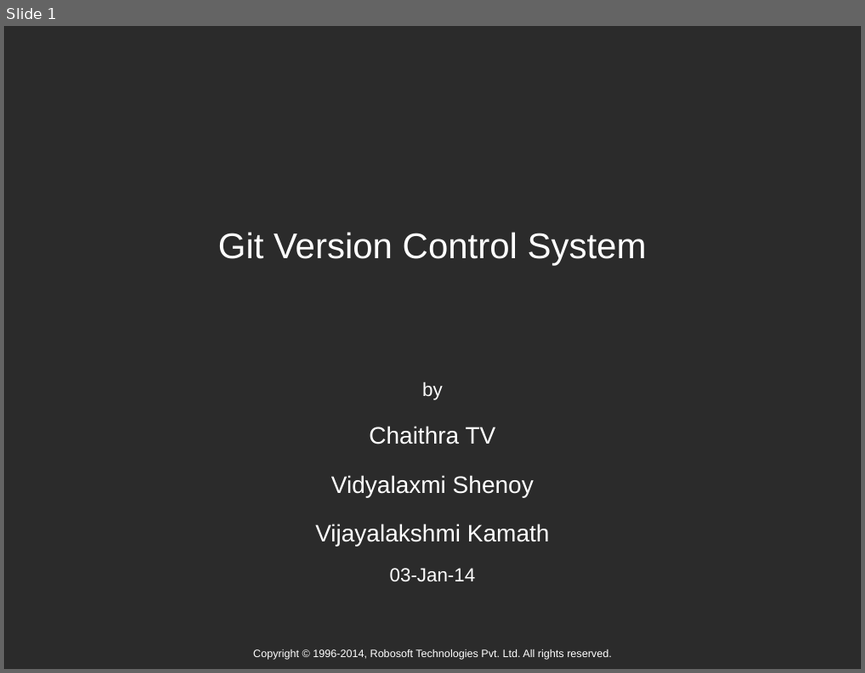
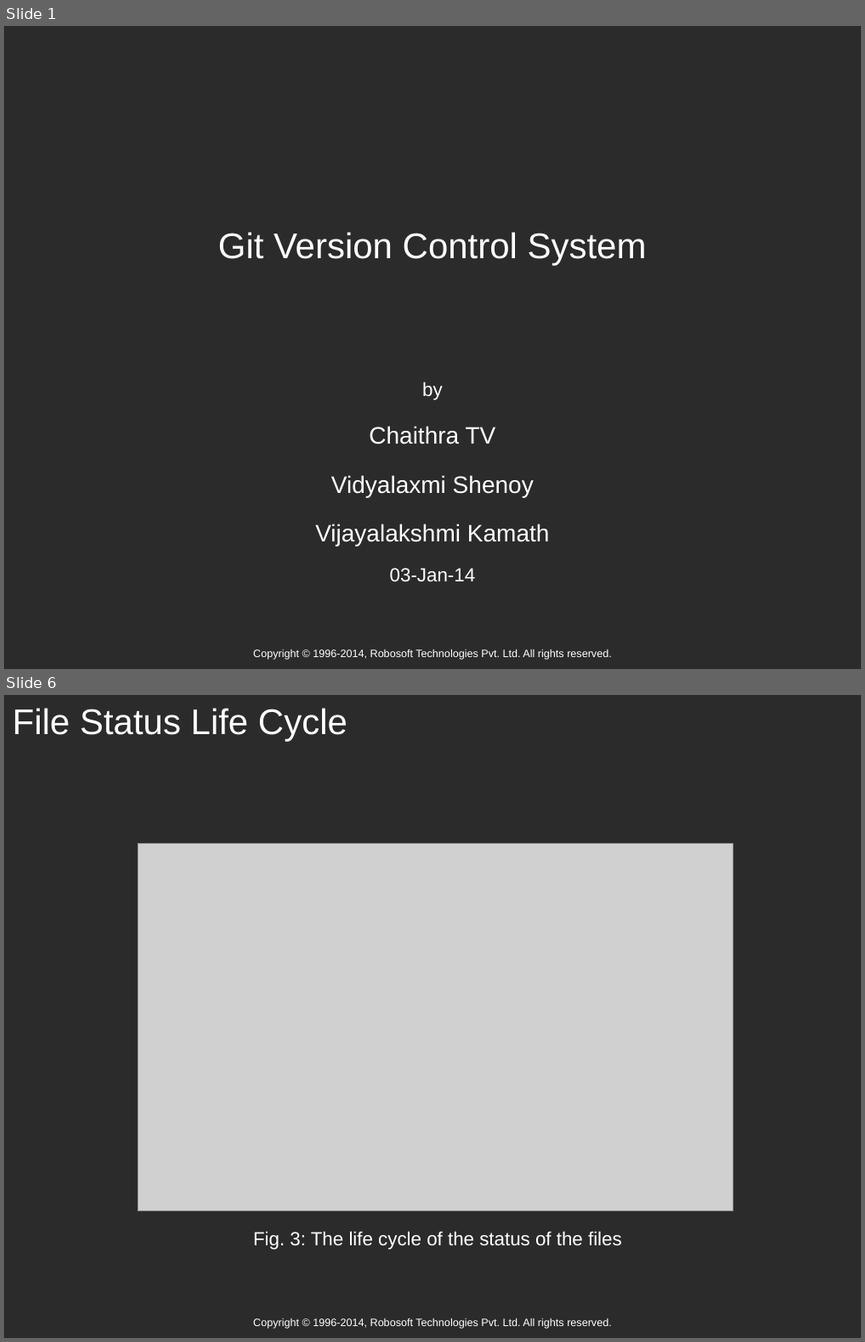
Before and after one commit to vidyalaxmi/GitPresentation, a slide deck: Subject (Limited).ppt. Shown one above the other, each under a label of ours: slide 1 before the commit, slides 1 and 6 after it; the slides between them are not shown. The pictures are 865x673 and 865x1342 pixels, drawn with LibreOffice and Linux fonts; fonts in the diff are those of the drawing; grey boxes stand for pictures; background and template pictures are left out; a plain dark background stands for a picture behind light text. Boxes give left, top, right and bottom in pixels: in the first picture for what was removed or moved away, otherwise in the second. Text is boxed around its words. In the diff, an @@ line names an element or a change of style, - is before the commit and + after.

```diff
--- a/Subject (Limited).ppt
+++ b/Subject (Limited).ppt
@@ slide 6 added at [4, 695, 861, 1338], background picture (left out); not listed: 1 template element that a slide beside it also shows @@
@@ title added at [12, 708, 347, 741], 30 pt, text #FFFFFF @@
+File Status Life Cycle
@@ picture added at [137, 843, 732, 1210] @@
@@ text added at [253, 1231, 622, 1249], 16 pt, text #FFFFFF @@
+Fig. 3: The life cycle of the status of the files
```
Also in this commit, not shown: 8 other slides added, 3 other files.
